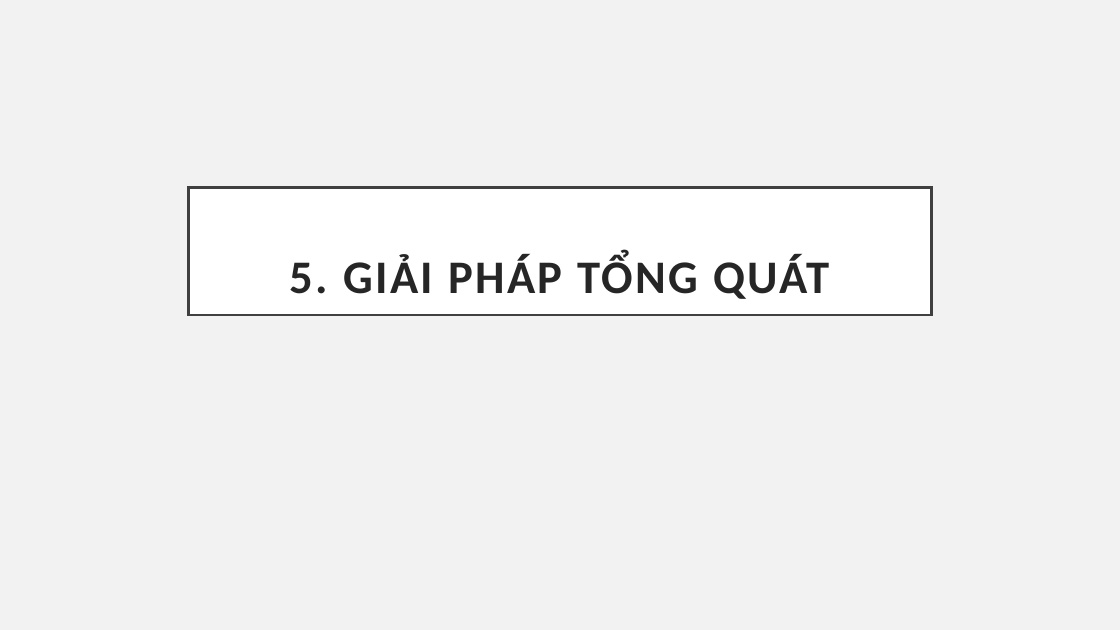
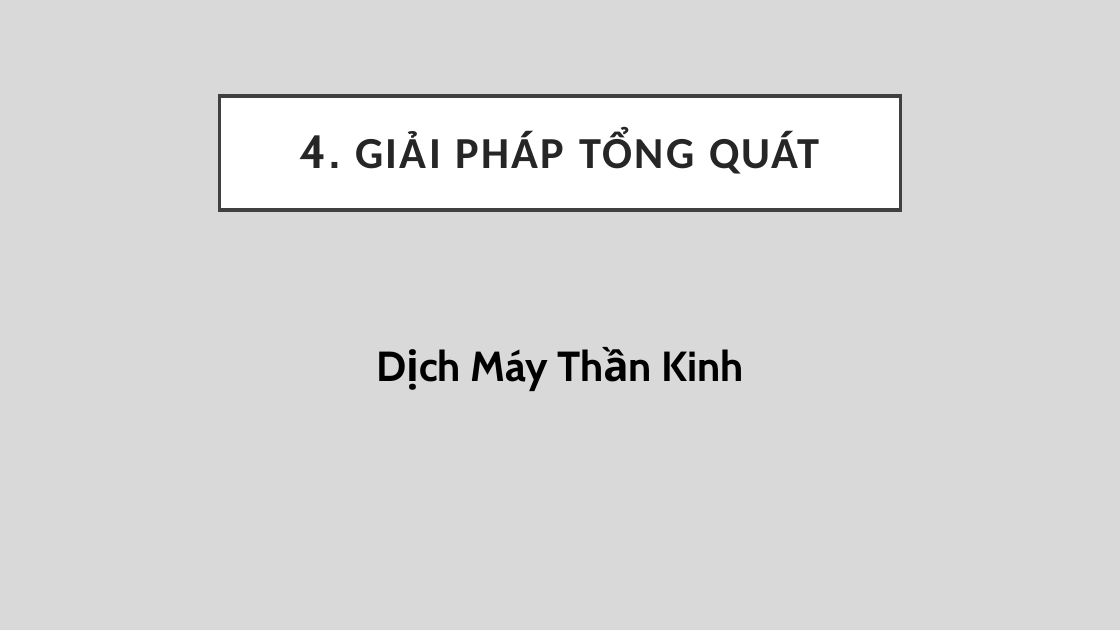
Before and after one commit to nmtri1912/kltn, a slide deck: slide 10 of Tài liệu/Presentation.pptx. Drawn at 1120x630 pixels with LibreOffice and Linux fonts; fonts in the diff are those of the drawing. Boxes give left, top, right and bottom in pixels: in the first picture for what was removed or moved away, otherwise in the second. Text is boxed around its words. In the diff, an @@ line names an element or a change of style, - is before the commit and + after.

```diff
--- a/Tài liệu/Presentation.pptx
+++ b/Tài liệu/Presentation.pptx
@@ background #F2F2F2 to #D9D9D9 @@
@@ title "4. GIẢI PHÁP TỔNG QUÁT": place and size @@
-title "4. GIẢI PHÁP TỔNG QUÁT" at box(189, 187, 932, 315)
+title "4. GIẢI PHÁP TỔNG QUÁT" at box(219, 97, 901, 211)
@@ title "4. GIẢI PHÁP TỔNG QUÁT" at box(219, 97, 901, 211): vertical alignment bottom to middle; outline #404040 2.5 pt to #404040 3 pt @@
@@ title at box(300, 131, 820, 174): text changed; size 40 to 38 pt @@
-5. GIẢI PHÁP TỔNG QUÁT
+4. GIẢI PHÁP TỔNG QUÁT
@@ subtitle added at box(470, 349, 743, 391), 36 pt, text #000000, bold @@
+Dịch Máy Thần Kinh
```
Also in this commit, not shown: 11 other slides changed, 1 slide added, 2 slides removed.
